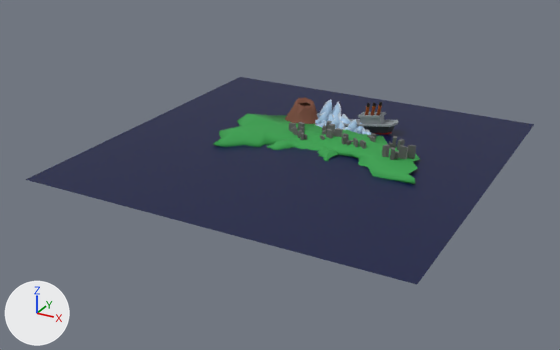
Two versions of the Blender file Assets/_Game Assets/Models/Background.blend, one commit apart.
One viewpoint serves both versions: a 50 mm lens placed at (775.0, -1516.0, 680.0), pointed at (-37.0, -40.0, -58.0). Lighting does not change. The marker at lower left points along +X, +Y and +Z.
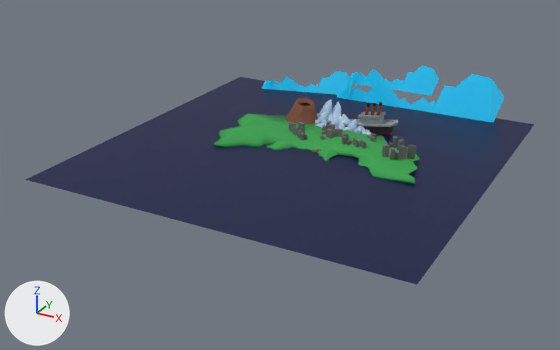
The edits, one by one:
Material 'Material.008' (mat_material_008) is new.
Its base color is (0.0, 0.588, 1.0) (cyan #00caff).
Mesh me_plane_001 is new.
It has 46 vertices, 22 faces and spans x -3.5..35.0, y -3.5..9.8, z -3.3..0.6.
It uses material mat_material_008 (cyan #00caff).
Object 'Plane.003' (ob_plane_003) is new; it shows me_plane_001.
Its location is (-70.0, 470.0, 44.0).
Its rotation in degrees is (90, 0, 0).
Its scale is (6.75, 5.44, 6.75).
Object 'Plane.002' (ob_plane_002) is new; it shows me_plane_001.
Its location is (-302.0, 377.0, 14.0).
Its rotation in degrees is (90, 0, 14).
Its scale is (6.94, 4.74, 6.94).
Object 'Plane.001' (ob_plane_001) is new; it shows me_plane_001.
Its location is (-63.0, 402.0, 14.0).
Its rotation in degrees is (90, 0, 0).
Its scale is (12.0, 9.68, 12.0).

Location of each change, (x1, y1, x2, y2) in pixels of the pictures (560 x 350 px):
'Plane.001', added (cyan)
    after: (337, 74, 504, 122)
'Plane.003', added (cyan)
    after: (351, 66, 439, 96)
'Plane.002', added (cyan)
    after: (262, 71, 353, 95)
